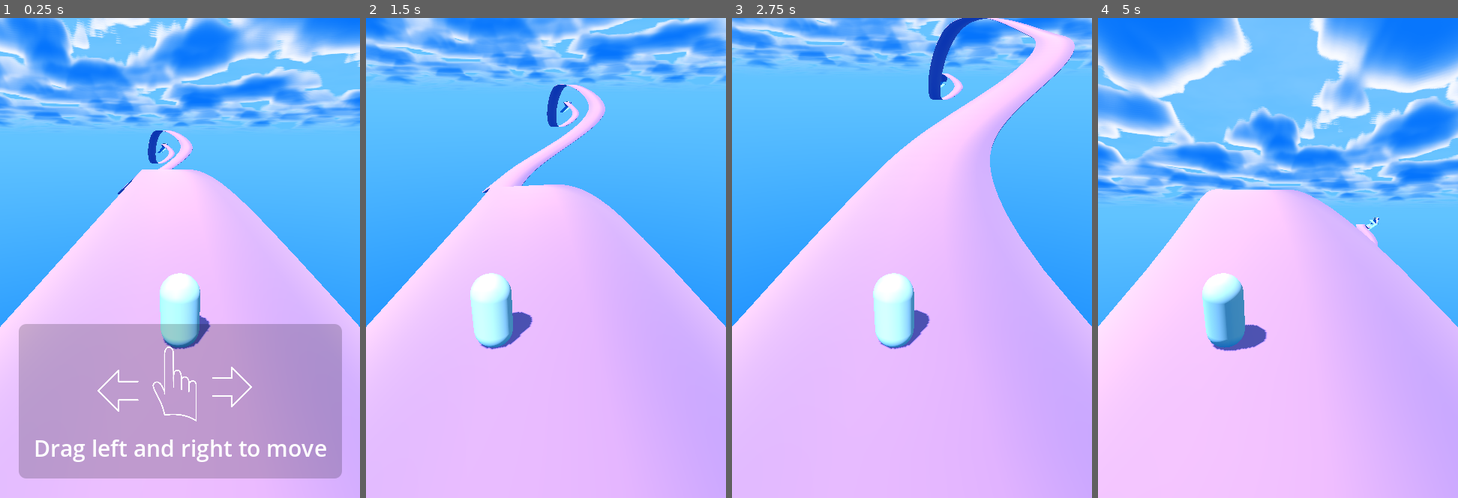
Above: before the commit, frames 1-4 (left to right).
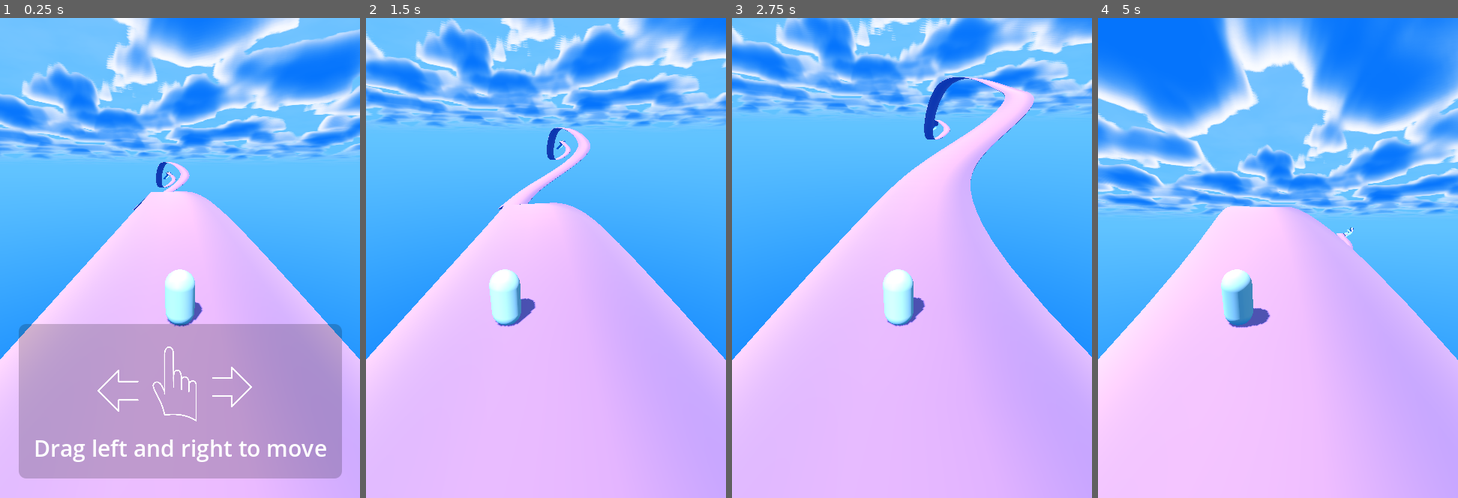
Above: after the commit, the same moments.

Repository: ludovancy/endless-roller
Game: Godot game, scene res://world.tscn
Same seed, same stepped clock (60 frames per second), same inputs: the game is played once before the commit and once after it.
Inputs (mouse positions are in pixels of both pictures, inside the frame that each line leads up to):
- Up to frame 1 (0.25 s): no input
- Up to frame 2 (1.5 s): tap Enter at 0.5 s; move the mouse to (625, 234) at 0.52 s; hold Right (ui_right) 0.53-1.25 s; click (625, 234) at 0.67 s; drag from (474, 282) to (528, 354) at 1.27 s
- Up to frame 3 (2.75 s): move the mouse to (948, 152) at 2.02 s; hold Right (ui_right) from 2.03 s (still down)
- Up to frame 4 (5 s): release Right (ui_right) at 2.75 s; drag from (1260, 354) to (1170, 186) at 2.77 s; move the mouse to (1386, 330) at 3.52 s; hold Left (ui_left) 3.53-4.25 s; drag from (1170, 186) to (1224, 138) at 4.27 s

The runs differ from the first frame. In frame 1, 31% of the frame differs, in the area x 0-100%, y 0-72%; in frame 2, 27%; in frame 3, 25%; in frame 4, 37%.

Commit message:
Keep camera width

Diff:
--- a/player.tscn
+++ b/player.tscn
@@ -20,3 +20,4 @@
 
 [node name="Camera3D" type="Camera3D" parent="."]
 transform = Transform3D(1, 0, 0, 0, 0.922955, 0.384908, 0, -0.384908, 0.922955, 0, 5.31473, 6.75776)
+keep_aspect = 0
